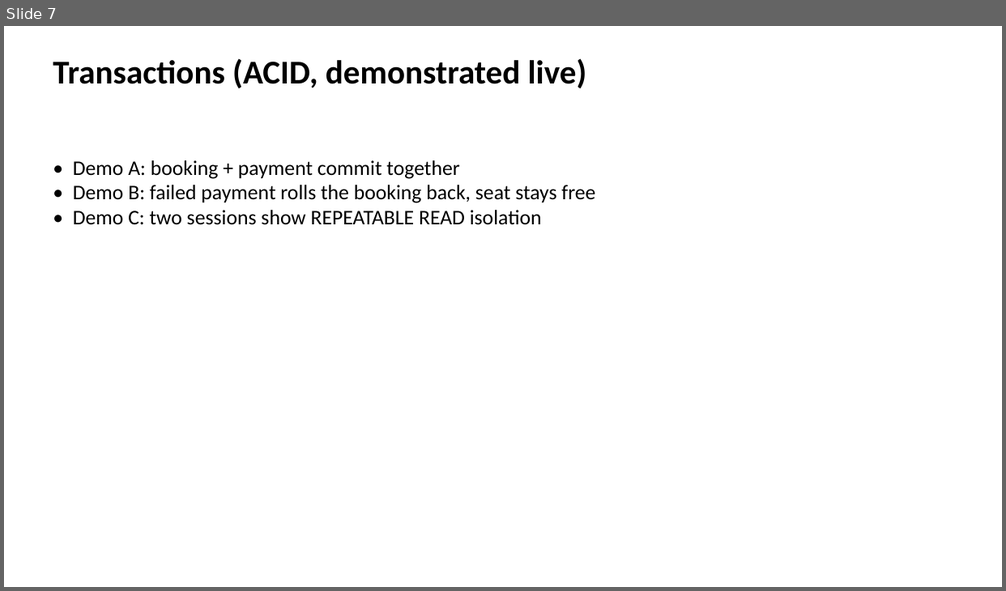
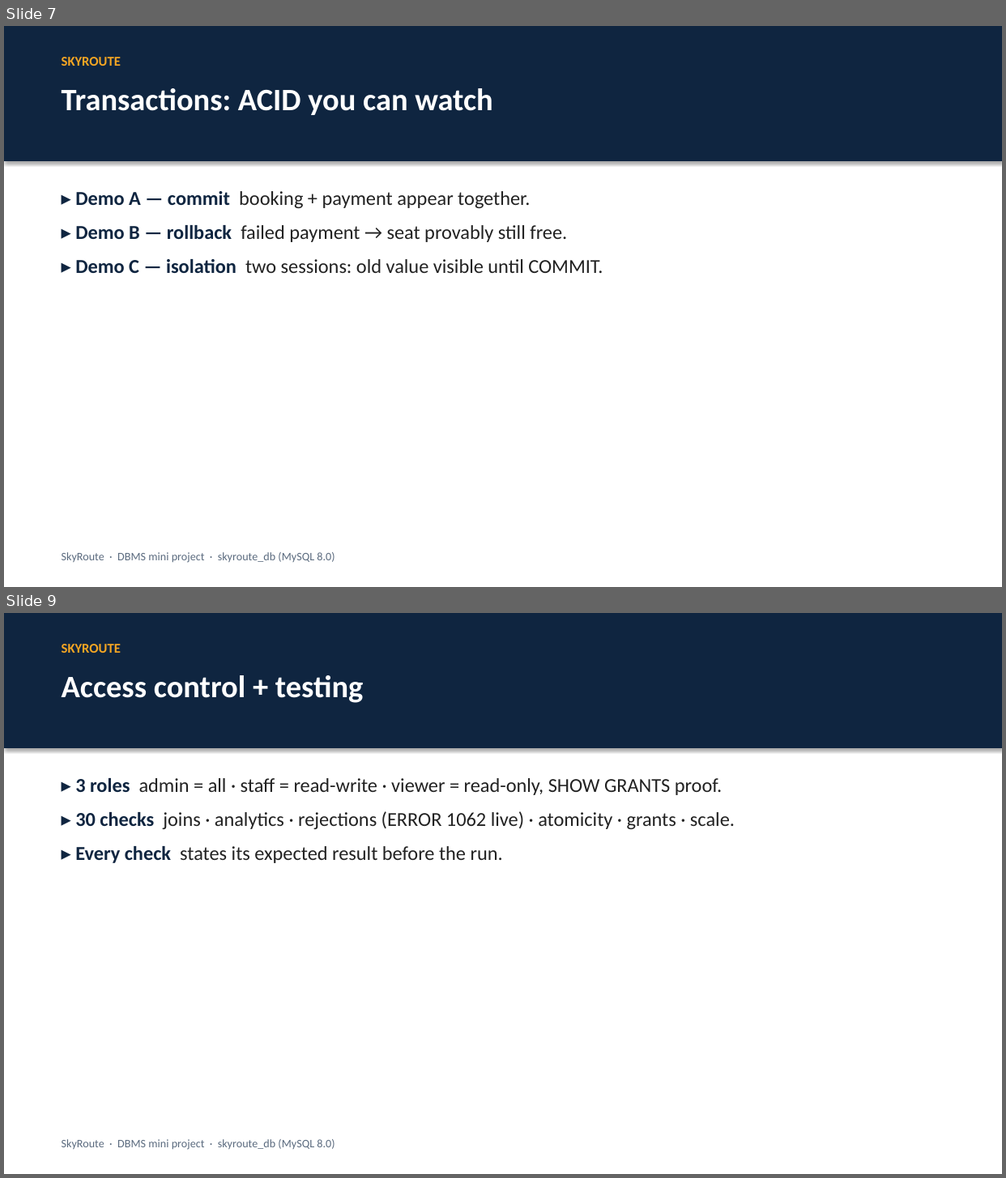
Before and after one commit to Bhaskar-1818/skyroute-dbms-python, a slide deck: dbms/docs/SkyRoute_Slides.pptx. Shown one above the other, each under a label of ours: slide 7 before the commit, slides 7 and 9 after it; the slides between them are not shown. The pictures are 1006x591 and 1006x1178 pixels, drawn with LibreOffice and Linux fonts; fonts in the diff are those of the drawing. Boxes give left, top, right and bottom in pixels: in the first picture for what was removed or moved away, otherwise in the second. Text is boxed around its words. In the diff, an @@ line names an element or a change of style, - is before the commit and + after.

```diff
--- a/dbms/docs/SkyRoute_Slides.pptx
+++ b/dbms/docs/SkyRoute_Slides.pptx
@@ slide 9 added at (4,613,1002,1174), background #FFFFFF @@
@@ rectangle added at (4,613,1002,748), fill #0F2540 @@
@@ text added at (62,644,121,653), 13 pt, text #F5A623, bold @@
+SKYROUTE
@@ text added at (62,675,364,703), 30 pt, text #FFFFFF, bold @@
+Access control + testing
@@ text added at (75,778,735,863), 19 pt, text #222222 @@
+▸ 3 roles admin = all · staff = read-write · viewer = read-only, SHOW GRANTS proof.
+▸ 30 checks joins · analytics · rejections (ERROR 1062 live) · atomicity · grants · scale.
+▸ Every check states its expected result before the run.
@@ text added at (62,1139,334,1150), 11 pt, text #5B6B7F @@
+SkyRoute · DBMS mini project · skyroute_db (MySQL 8.0)
@@ slide 7 changed as well @@
@@ rectangle added at (4,26,1002,161), fill #0F2540 @@
@@ text added at (62,57,121,66), 13 pt, text #F5A623, bold @@
+SKYROUTE
@@ text at (62,88,492,115): text changed; size 32 to 30 pt; text colour #000000 to #FFFFFF @@
-Transactions (ACID, demonstrated live)
+Transactions: ACID you can watch
@@ text at (75,191,603,273): text changed; size 20 to 19 pt; text colour #000000 to #222222 @@
-• Demo A: booking + payment commit together
-• Demo B: failed payment rolls the booking back, seat stays free
-• Demo C: two sessions show REPEATABLE READ isolation
+▸ Demo A — commit booking + payment appear together.
+▸ Demo B — rollback failed payment → seat provably still free.
+▸ Demo C — isolation two sessions: old value visible until COMMIT.
@@ text added at (62,552,334,563), 11 pt, text #5B6B7F @@
+SkyRoute · DBMS mini project · skyroute_db (MySQL 8.0)
```
Also in this commit, not shown: 9 other slides added, 10 slides removed, 16 other files.
